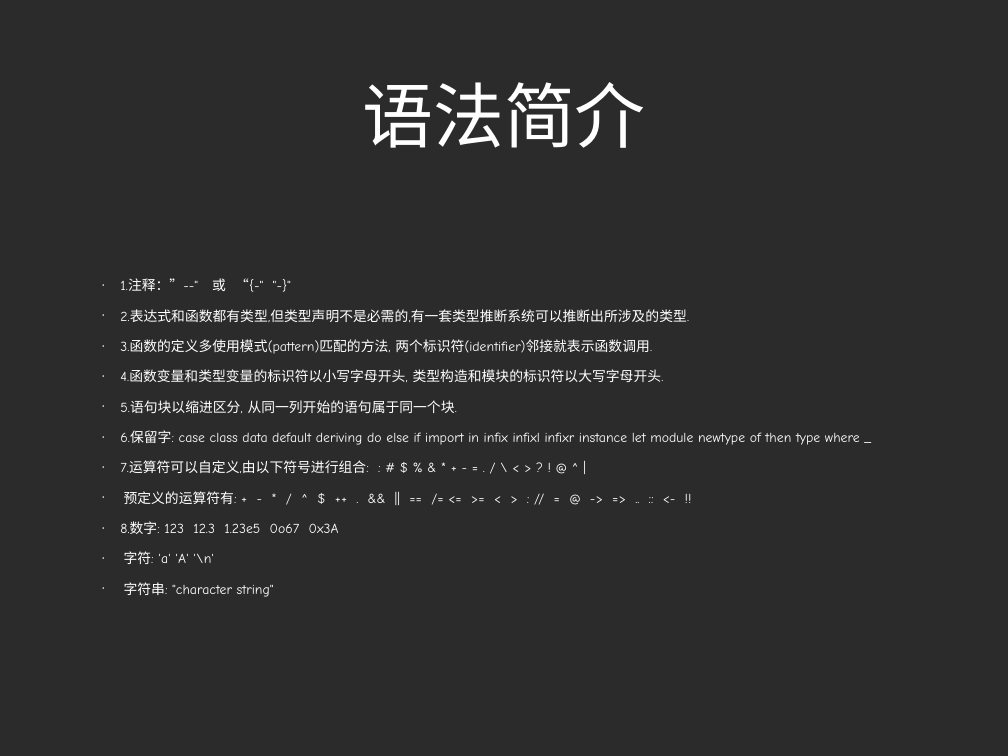
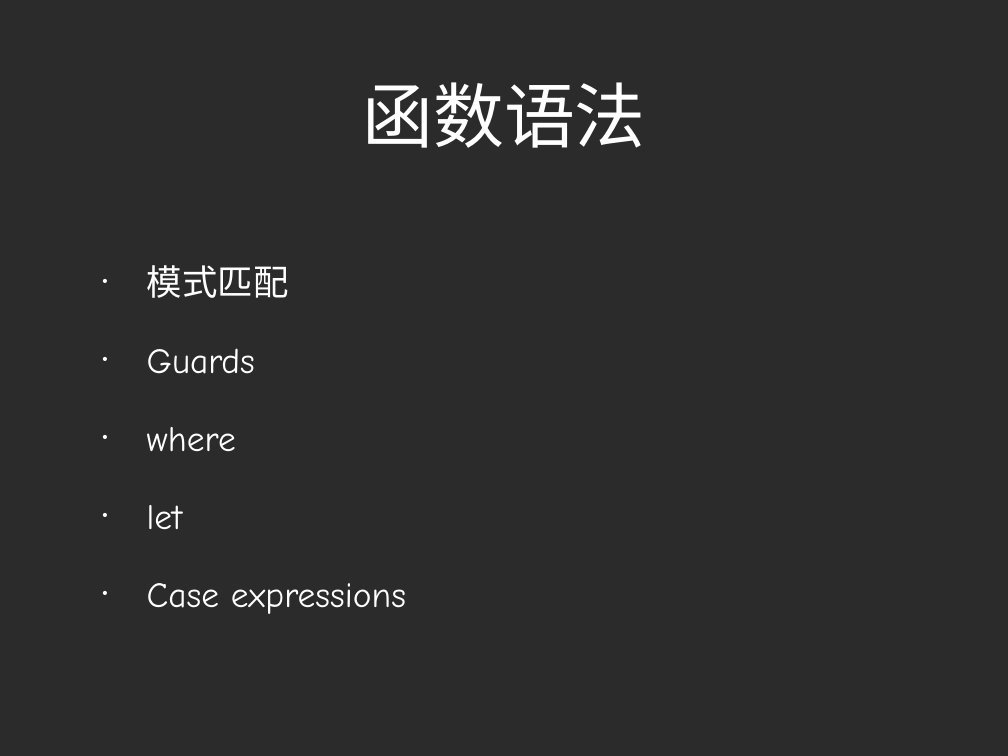
Before and after one commit to zhizhuwang/codekata, a slide deck: slide 5 of haskell/Haskell Basics.ppt (slide 3 before the commit). Drawn at 1008x756 pixels with LibreOffice and Linux fonts; fonts in the diff are those of the drawing; background and template pictures are left out; a plain dark background stands for a picture behind light text. Boxes give left, top, right and bottom in pixels: in the first picture for what was removed or moved away, otherwise in the second. Text is boxed around its words. In the diff, an @@ line names an element or a change of style, - is before the commit and + after.

Commit message:
update  presentation files

```diff
--- a/haskell/Haskell Basics.ppt
+++ b/haskell/Haskell Basics.ppt
@@ title at (362, 82, 646, 148): text changed @@
-语法简介
+函数语法
@@ text at (147, 265, 406, 614): text changed; size 14 to 36 pt @@
-• 1.注释：”--" 或 “{-" "-}"
-• 2.表达式和函数都有类型,但类型声明不是必需的,有一套类型推断系统可以推断出所涉及的类型.
-• 3.函数的定义多使用模式(pattern)匹配的方法, 两个标识符(identifier)邻接就表示函数调用.
-• 4.函数变量和类型变量的标识符以小写字母开头, 类型构造和模块的标识符以大写字母开头.
-• 5.语句块以缩进区分, 从同一列开始的语句属于同一个块.
-• 6.保留字: case class data default deriving do else if import in infix infixl infixr instance let module newtype of then type where _
-• 7.运算符可以自定义,由以下符号进行组合: : # $ % & * + - = . / \ < > ? ! @ ^ |
-• 预定义的运算符有: + - * / ^ $ ++ . && || == /= <= >= < > : // = @ -> => .. :: <- !!
-• 8.数字: 123 12.3 1.23e5 0o67 0x3A
-• 字符: 'a' 'A' '\n'
-• 字符串: "character string"
+• 模式匹配
+• Guards
+• where
+• let
+• Case expressions
```
Also in this commit, not shown: 9 other slides changed, 1 slide added, 33 other files.
